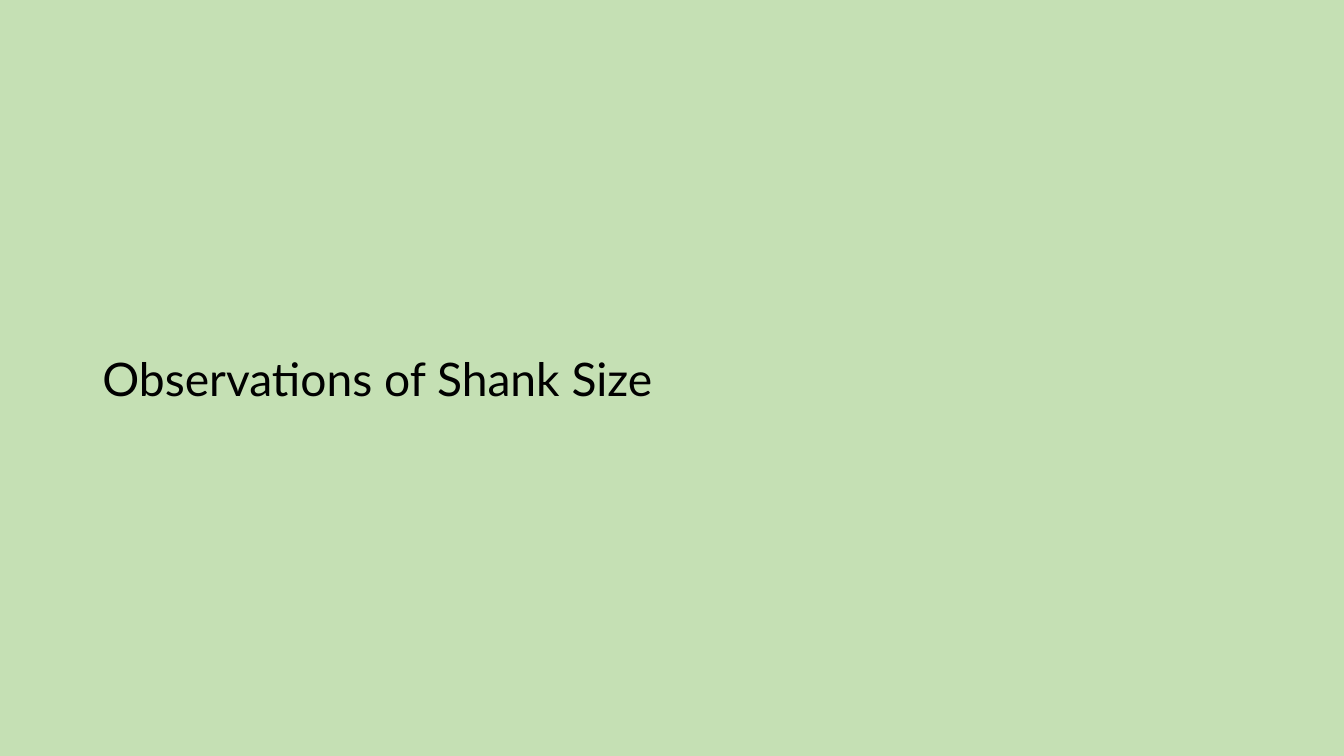
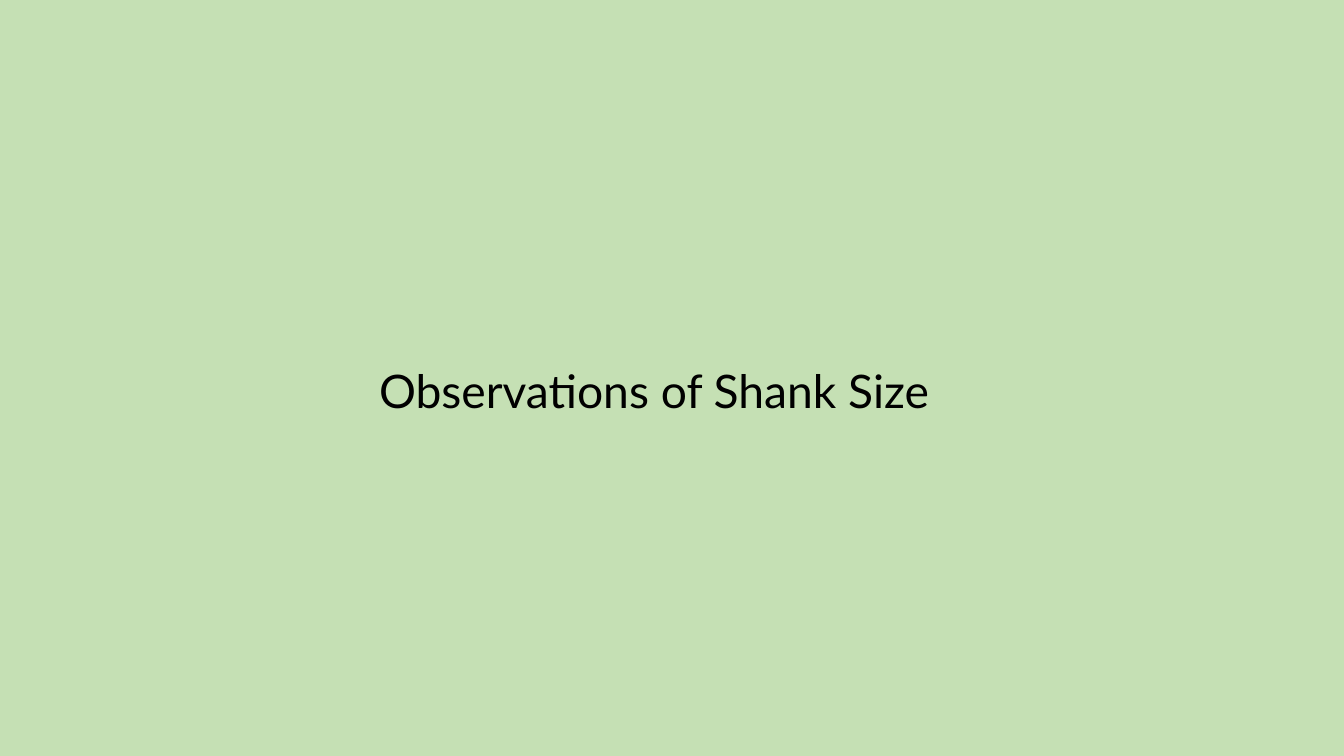
Before and after one commit to jason-heller/CMPJ_ProductionLine, a slide deck: slide 5 of CSI Data Analytics Bootcamp Capstone.pptx (slide 6 before the commit). Drawn at 1344x756 pixels with LibreOffice and Linux fonts; fonts in the diff are those of the drawing. Boxes give left, top, right and bottom in pixels: in the first picture for what was removed or moved away, otherwise in the second. Text is boxed around its words. In the diff, an @@ line names an element or a change of style, - is before the commit and + after.

```diff
--- a/CSI Data Analytics Bootcamp Capstone.pptx
+++ b/CSI Data Analytics Bootcamp Capstone.pptx
@@ text "Observations of Shank Size": place and size @@
-text "Observations of Shank Size" at (102, 362, 653, 397)
+text "Observations of Shank Size" at (379, 374, 929, 409)
@@ text "Observations of Shank Size" at (379, 374, 929, 409): alignment left to centre @@
```
Also in this commit, not shown: 2 other slides changed, 7 slides added, 8 slides removed, 5 other files.
